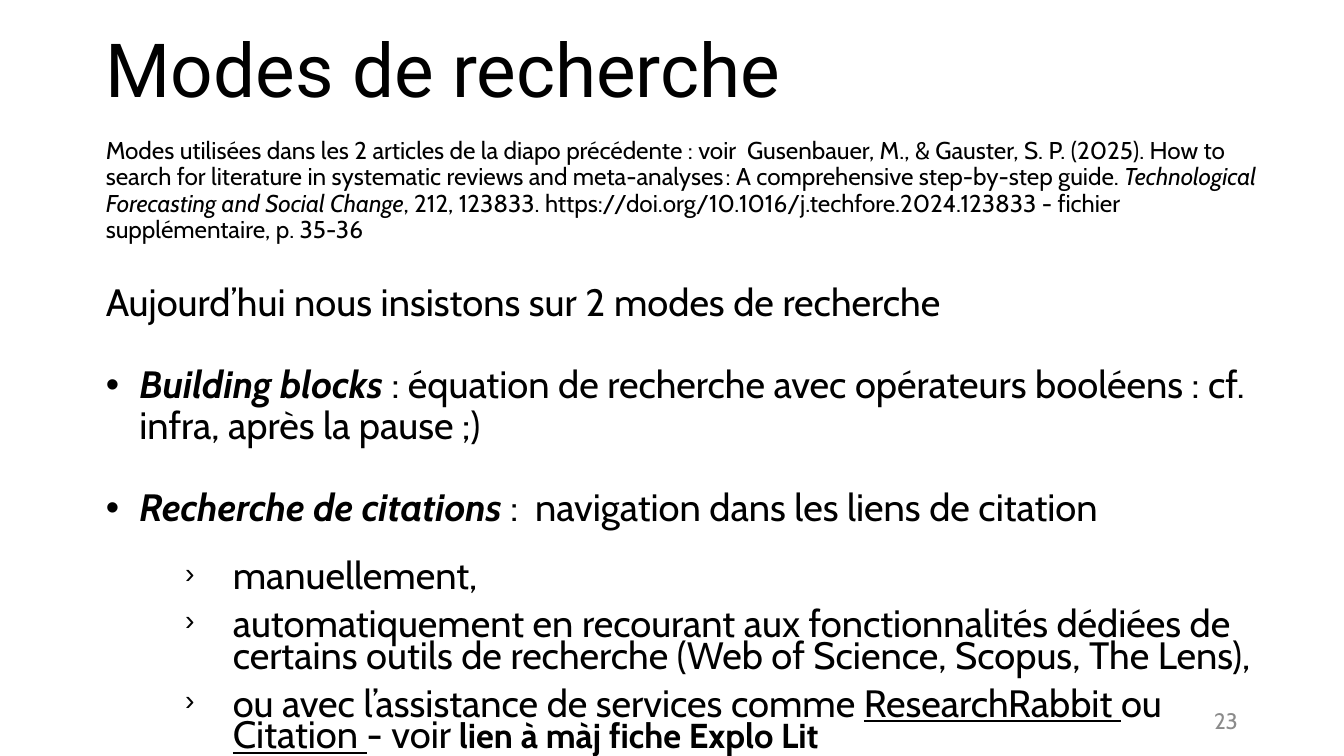
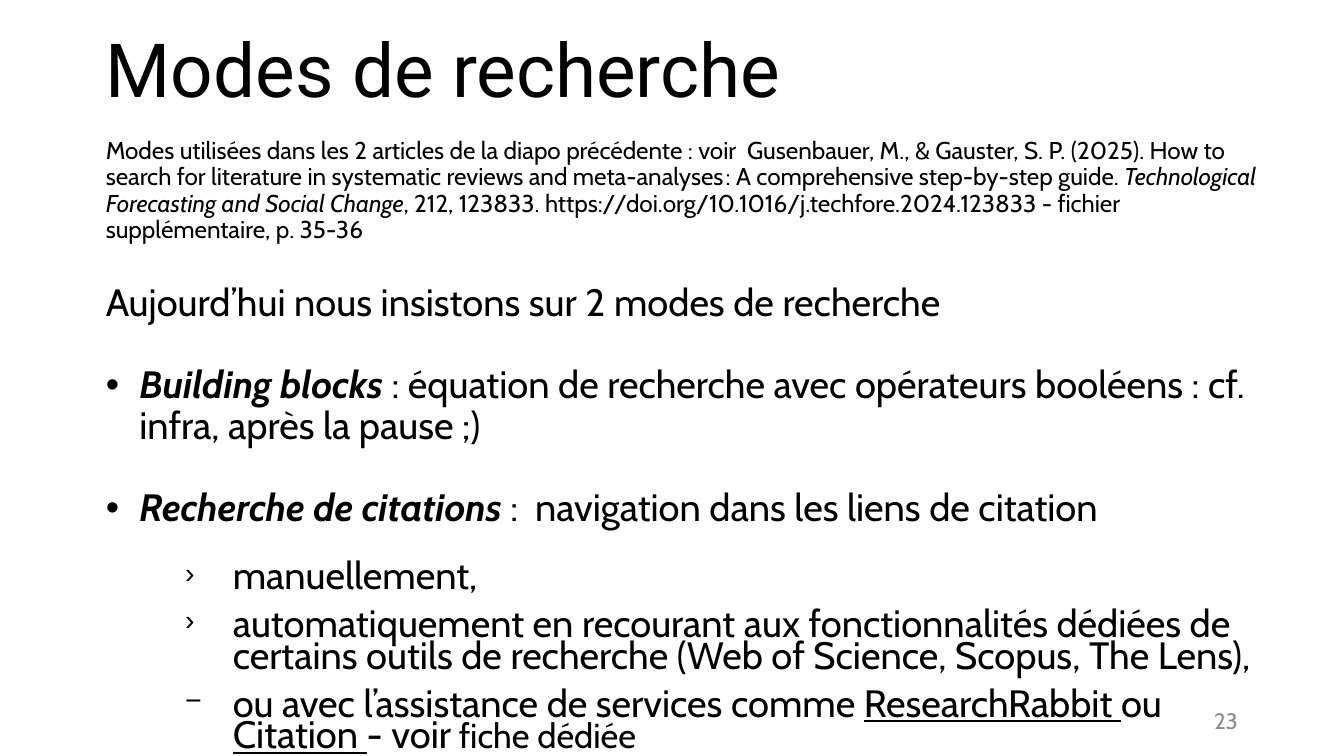
Before and after one commit to fflamerie/intro_revlit, a slide deck: slide 23 of docs/Intro_RevLit.odp. Drawn at 1344x756 pixels with LibreOffice and Linux fonts; fonts in the diff are those of the drawing. Boxes give left, top, right and bottom in pixels: in the first picture for what was removed or moved away, otherwise in the second. Text is boxed around its words. In the diff, an @@ line names an element or a change of style, - is before the commit and + after.

```diff
--- a/docs/Intro_RevLit.odp
+++ b/docs/Intro_RevLit.odp
@@ text at (x1=233, y1=688, x2=1162, y2=754): text changed @@
-  › ou avec l’assistance de services comme ResearchRabbit ou Citation - voir lien à màj fiche Explo Lit
+  − ou avec l’assistance de services comme ResearchRabbit ou Citation - voir fiche dédiée
```
Also in this commit, not shown: 22 other slides changed, 5 other files.
